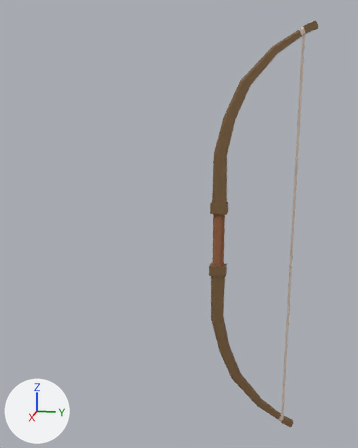
The FBX model Assets/Prefabs/Equipment/Models/Bow.fbx, before and after one commit.
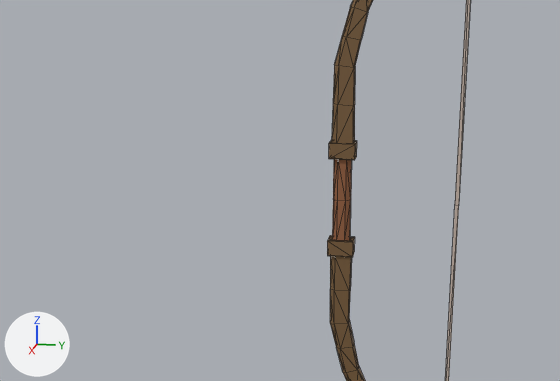
Each version appears first whole from a camera (50 mm lens) standing at (1.566, 0.181, 0.437) and looking at (-0.018, -0.136, 0.041), and next in a close-up on the part from 0% to 100% of the width and 25% to 79% of the height. The axes (+X, +Y, +Z) are drawn at lower left. The lights are the same throughout. The first two pictures are the older version. The close-ups show mesh edges as thin lines. Where no turn or scale is listed for an object, it has been applied to the vertices.

Names of what the first close-up shows: 'Bow model'.
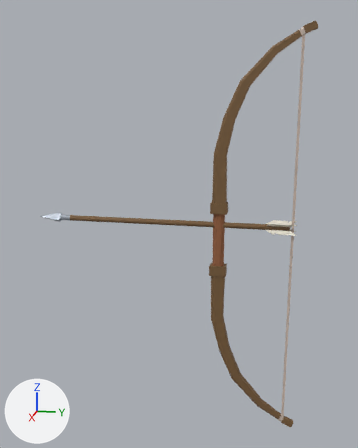
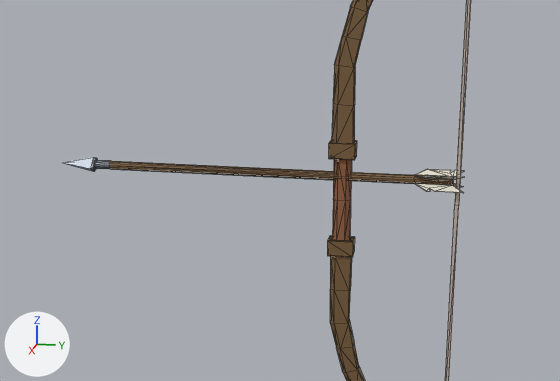
Where the change shows, as pixel boxes [x1, y1, x2, y2] in the close-ups (560 x 381 px):
'Bow model', reshaped: before [327, 0, 471, 381]; after [64, 0, 471, 381]
part 1 of me_cube_068, added: after [64, 157, 464, 193]

Diff of the bpy script that builds the scene:
```diff
--- a/Assets/Prefabs/Equipment/Models/Bow.fbx.py
+++ b/Assets/Prefabs/Equipment/Models/Bow.fbx.py
@@ mat_feather @@
+mat_feather = principled_material('Feather')
+mat_feather.base_color = (0.8, 0.76, 0.648)  # white #e7e2d3
@@ mat_metal_standard @@
+mat_metal_standard = principled_material('Metal standard')
+mat_metal_standard.base_color = (0.361, 0.397, 0.451)  # grey #a2a9b3
+mat_metal_standard.metallic = 0.5
@@ me_cube_068 @@
 # used by ob_bow_model
-me_cube_068.from_pydata(...)  # 224 vertices, 448 faces; spans x -0.019..0.019, y -0.027..0.273, z -0.662..0.662
+me_cube_068.from_pydata(...)  # 345 vertices, 686 faces; spans x -0.02..0.02, y -0.628..0.273, z -0.662..0.662
+# me_cube_068 part 1: a new loose piece of 121 vertices spanning x -0.02..0.02, y -0.628..0.247, z 0.029..0.069
 me_cube_068.materials.append(mat_wood)
@@ me_cube_068 @@
 me_cube_068.materials.append(mat_rope)
+me_cube_068.materials.append(mat_feather)  # white #e7e2d3
+me_cube_068.materials.append(mat_metal_standard)  # grey #a2a9b3
```
